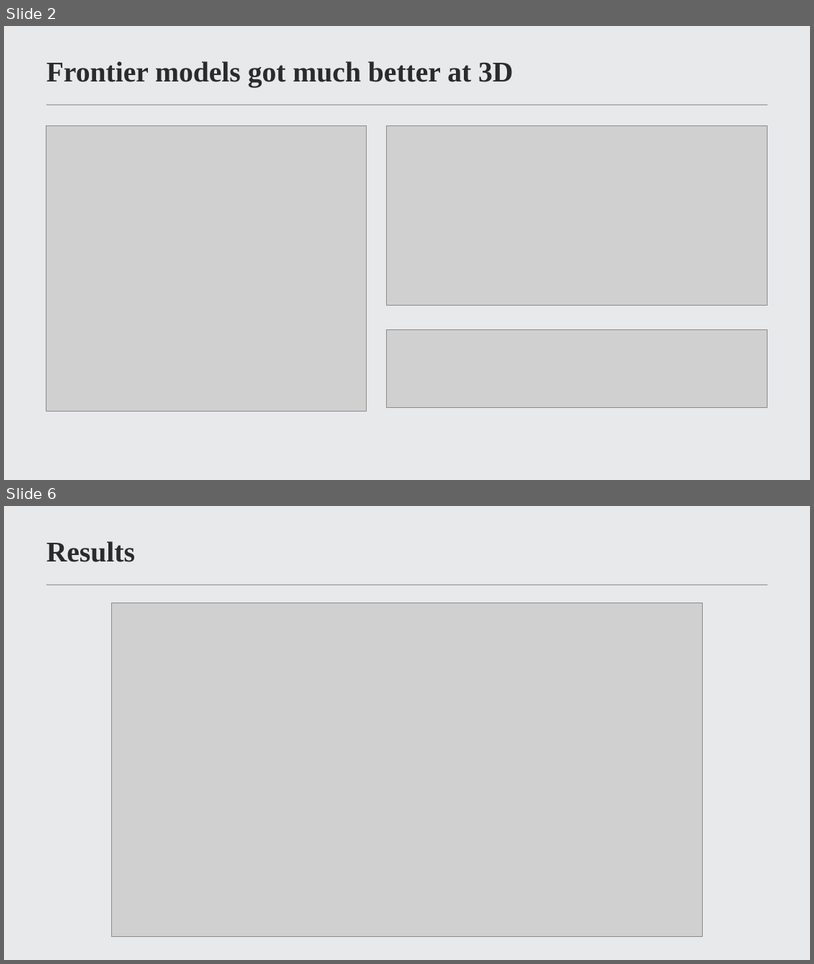
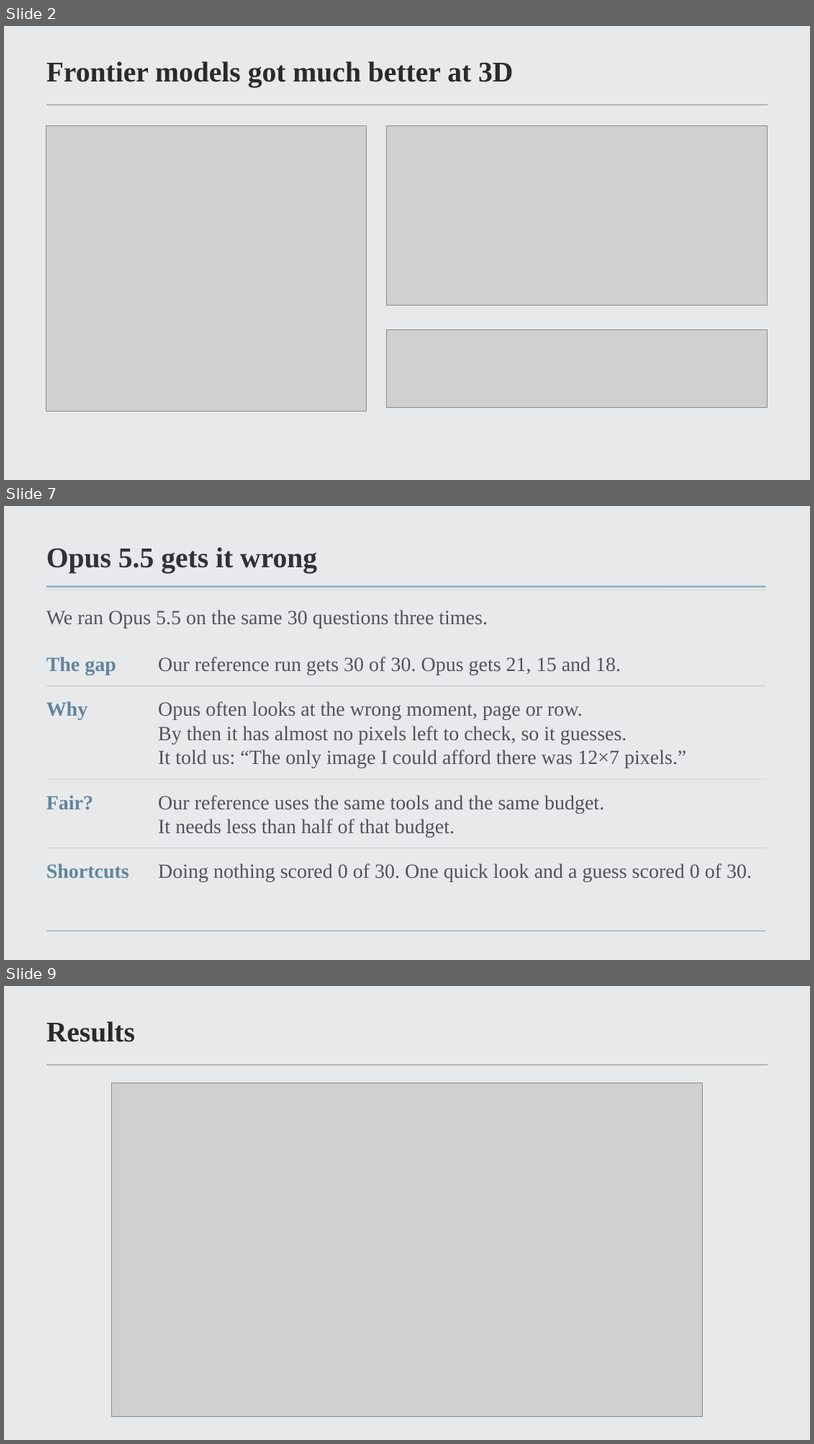
Before and after one commit to MrNaakka/bidy2, a slide deck: docs/framehunt-pitch-short.pptx. Shown one above the other, each under a label of ours: slides 2 and 6 before the commit, slides 2, 7 and 9 after it; the slides between them are not shown. The pictures are 814x964 and 814x1444 pixels, drawn with LibreOffice and Linux fonts; fonts in the diff are those of the drawing; grey boxes stand for pictures; background and template pictures are left out. Boxes give left, top, right and bottom in pixels: in the first picture for what was removed or moved away, otherwise in the second. Text is boxed around its words. In the diff, an @@ line names an element or a change of style, - is before the commit and + after.

Commit message:
Pitch deck: environment, log video, Opus failure and team slides before results

```diff
--- a/docs/framehunt-pitch-short.pptx
+++ b/docs/framehunt-pitch-short.pptx
@@ slide 7 added at <box>4,506,810,960</box>, background picture (left out) @@
@@ text added at <box>46,547,317,573</box>, 34 pt, text #303236, bold @@
+Opus 5.5 gets it wrong
@@ line added from (46, 587) to (766, 587), #8BACBF 2 pt @@
@@ line added from (46, 590) to (766, 590), #B6BDC1 0.4 pt @@
@@ text added at <box>46,610,488,628</box>, 24 pt, text #505458 @@
+We ran Opus 5.5 on the same 30 questions three times.
@@ text added at <box>46,656,116,675</box>, 24 pt, text #60869D, bold @@
+The gap
@@ text added at <box>158,656,621,675</box>, 24 pt, text #505458 @@
+Our reference run gets 30 of 30. Opus gets 21, 15 and 18.
@@ line added from (46, 686) to (766, 686), #BDC3C6 0.5 pt @@
@@ text added at <box>46,701,88,720</box>, 24 pt, text #60869D, bold @@
+Why
@@ text added at <box>158,701,687,768</box>, 24 pt, text #505458 @@
+Opus often looks at the wrong moment, page or row.
+By then it has almost no pixels left to check, so it guesses.
+It told us: “The only image I could afford there was 12×7 pixels.”
@@ line added from (46, 779) to (766, 779), #BDC3C6 0.5 pt @@
@@ text added at <box>46,795,93,810</box>, 24 pt, text #60869D, bold @@
+Fair?
@@ text added at <box>158,795,604,837</box>, 24 pt, text #505458 @@
+Our reference uses the same tools and the same budget.
+It needs less than half of that budget.
@@ line added from (46, 848) to (766, 848), #BDC3C6 0.5 pt @@
@@ text added at <box>46,863,129,878</box>, 24 pt, text #60869D, bold @@
+Shortcuts
@@ text added at <box>158,863,752,882</box>, 24 pt, text #505458 @@
+Doing nothing scored 0 of 30. One quick look and a guess scored 0 of 30.
@@ line added from (46, 931) to (766, 931), #8BACBF 0.8 pt @@
@@ what was slide 6 is now slide 9 @@
```
Also in this commit, not shown: 4 slides changed, 2 other slides added.
